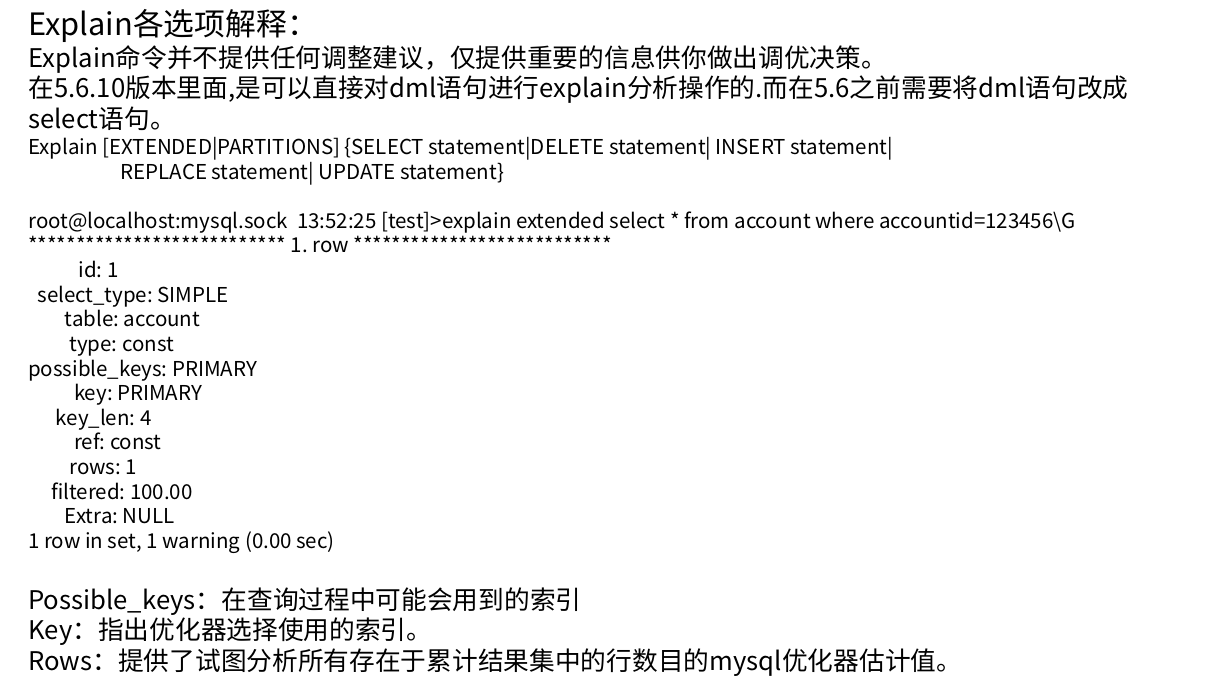
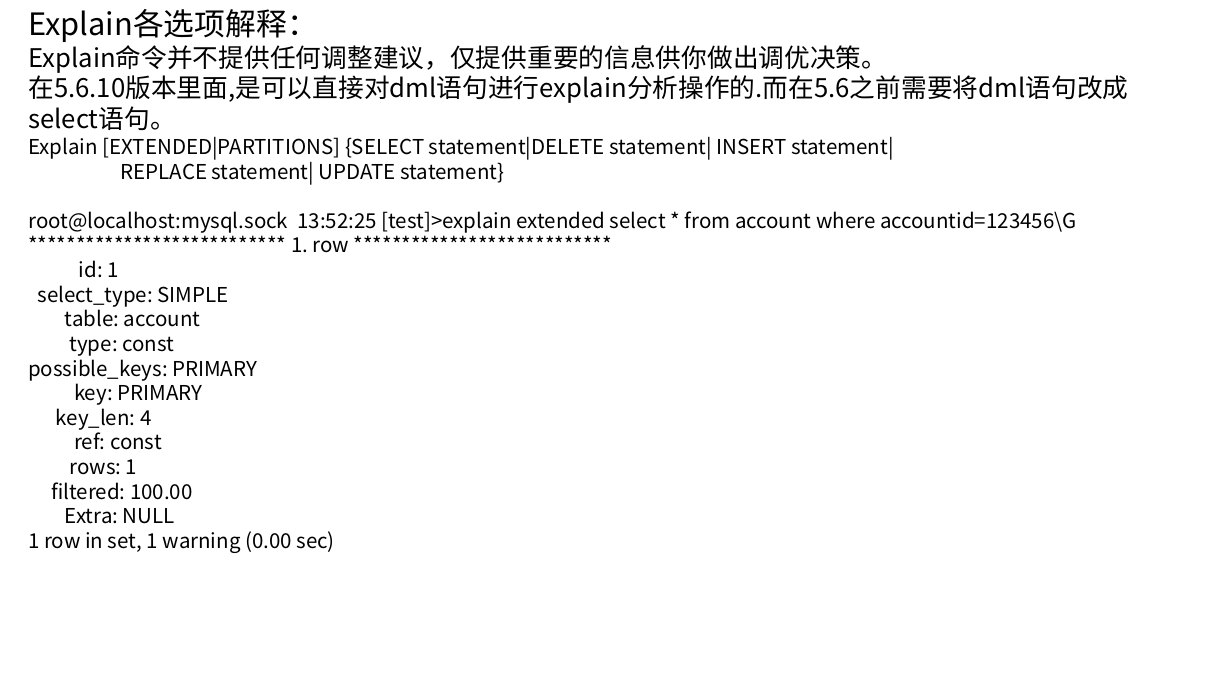
Before and after one commit to ronghuaihai/sharefiles, a slide deck: slide 28 of 数据库演示.pptx. Drawn at 1232x693 pixels with LibreOffice and Linux fonts; fonts in the diff are those of the drawing; background and template pictures are left out. Boxes give left, top, right and bottom in pixels: in the first picture for what was removed or moved away, otherwise in the second. Text is boxed around its words. In the diff, an @@ line names an element or a change of style, - is before the commit and + after.

```diff
--- a/数据库演示.pptx
+++ b/数据库演示.pptx
@@ text at (28,587,962,676): paragraphs removed @@
-Possible_keys：在查询过程中可能会用到的索引
-Key：指出优化器选择使用的索引。
-Rows：提供了试图分析所有存在于累计结果集中的行数目的mysql优化器估计值。
```
Also in this commit, not shown: 3 other slides changed, 4 slides added.
